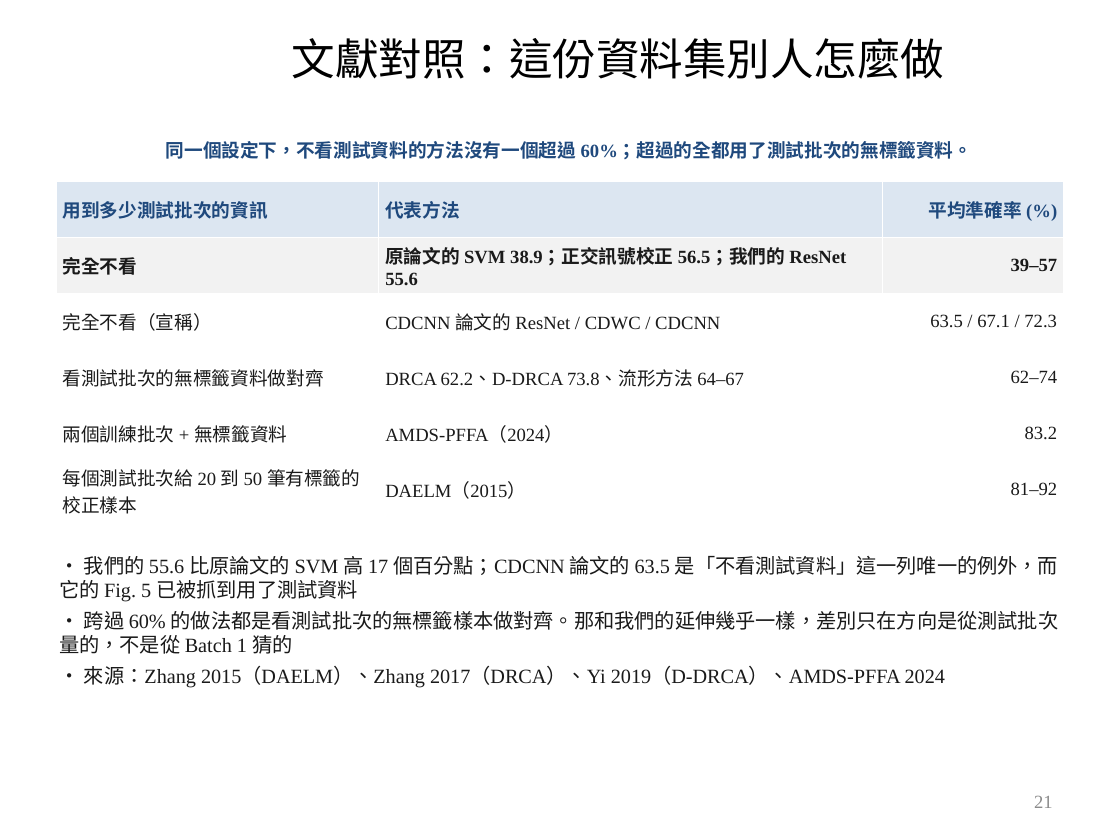
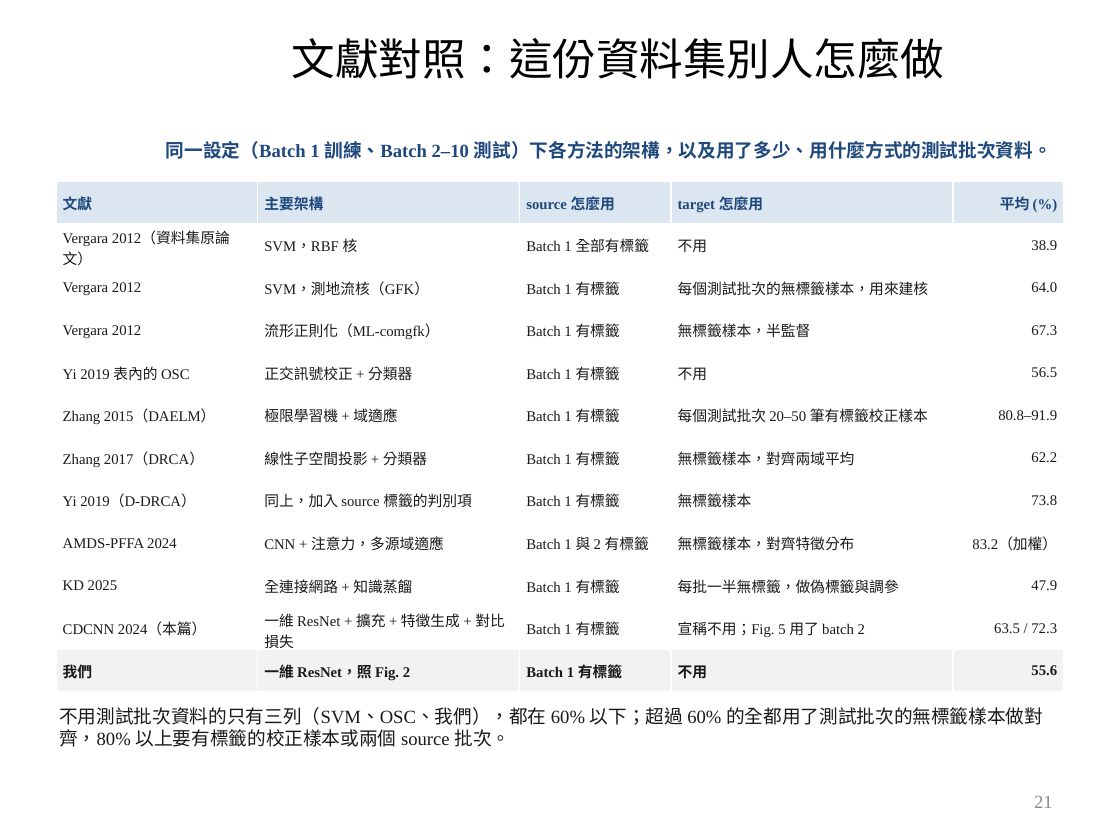
Before and after one commit to wintera1233/cdcnn, a slide deck: slide 21 of reports/09-22-merged.pptx. Drawn at 1120x840 pixels with LibreOffice and Linux fonts; fonts in the diff are those of the drawing; background and template pictures are left out. Boxes give left, top, right and bottom in pixels: in the first picture for what was removed or moved away, otherwise in the second. Text is boxed around its words. In the diff, an @@ line names an element or a change of style, - is before the commit and + after.

```diff
--- a/reports/09-22-merged.pptx
+++ b/reports/09-22-merged.pptx
@@ text at [166,141,1052,159]: text changed @@
-同一個設定下，不看測試資料的方法沒有一個超過 60%；超過的全都用了測試批次的無標籤資料。
+同一設定（Batch 1 訓練、Batch 2–10 測試）下各方法的架構，以及用了多少、用什麼方式的測試批次資料。
@@ table at [56,181,1064,692] @@
-用到多少測試批次的資訊 | 代表方法 | 平均準確率 (%)
-完全不看 | 原論文的 SVM 38.9；正交訊號校正 56.5；我們的 ResNet 55.6 | 39–57
-完全不看（宣稱） | CDCNN 論文的 ResNet / CDWC / CDCNN | 63.5 / 67.1 / 72.3
-看測試批次的無標籤資料做對齊 | DRCA 62.2、D-DRCA 73.8、流形方法 64–67 | 62–74
-兩個訓練批次 + 無標籤資料 | AMDS-PFFA（2024） | 83.2
-每個測試批次給 20 到 50 筆有標籤的校正樣本 | DAELM（2015） | 81–92
+文獻 | 主要架構 | source 怎麼用 | target 怎麼用 | 平均 (%)
+Vergara 2012（資料集原論文） | SVM，RBF 核 | Batch 1 全部有標籤 | 不用 | 38.9
+Vergara 2012 | SVM，測地流核（GFK） | Batch 1 有標籤 | 每個測試批次的無標籤樣本，用來建核 | 64.0
+Vergara 2012 | 流形正則化（ML-comgfk） | Batch 1 有標籤 | 無標籤樣本，半監督 | 67.3
+Yi 2019 表內的 OSC | 正交訊號校正 + 分類器 | Batch 1 有標籤 | 不用 | 56.5
+Zhang 2015（DAELM） | 極限學習機 + 域適應 | Batch 1 有標籤 | 每個測試批次 20–50 筆有標籤校正樣本 | 80.8–91.9
+Zhang 2017（DRCA） | 線性子空間投影 + 分類器 | Batch 1 有標籤 | 無標籤樣本，對齊兩域平均 | 62.2
+Yi 2019（D-DRCA） | 同上，加入 source 標籤的判別項 | Batch 1 有標籤 | 無標籤樣本 | 73.8
+AMDS-PFFA 2024 | CNN + 注意力，多源域適應 | Batch 1 與 2 有標籤 | 無標籤樣本，對齊特徵分布 | 83.2（加權）
+KD 2025 | 全連接網路 + 知識蒸餾 | Batch 1 有標籤 | 每批一半無標籤，做偽標籤與調參 | 47.9
+CDCNN 2024（本篇） | 一維 ResNet + 擴充 + 特徵生成 + 對比損失 | Batch 1 有標籤 | 宣稱不用；Fig. 5 用了 batch 2 | 63.5 / 72.3
+我們 | 一維 ResNet，照 Fig. 2 | Batch 1 有標籤 | 不用 | 55.6
@@ text at [59,707,1043,747]: text changed; size 13 to 12 pt @@
-• 我們的 55.6 比原論文的 SVM 高 17 個百分點；CDCNN 論文的 63.5 是「不看測試資料」這一列唯一的例外，而它的 Fig. 5 已被抓到用了測試資料
-• 跨過 60% 的做法都是看測試批次的無標籤樣本做對齊。那和我們的延伸幾乎一樣，差別只在方向是從測試批次量的，不是從 Batch 1 猜的
-• 來源：Zhang 2015（DAELM）、Zhang 2017（DRCA）、Yi 2019（D-DRCA）、AMDS-PFFA 2024
+不用測試批次資料的只有三列（SVM、OSC、我們），都在 60% 以下；超過 60% 的全都用了測試批次的無標籤樣本做對齊，80% 以上要有標籤的校正樣本或兩個 source 批次。
```
Also in this commit, not shown: 1 other file.
